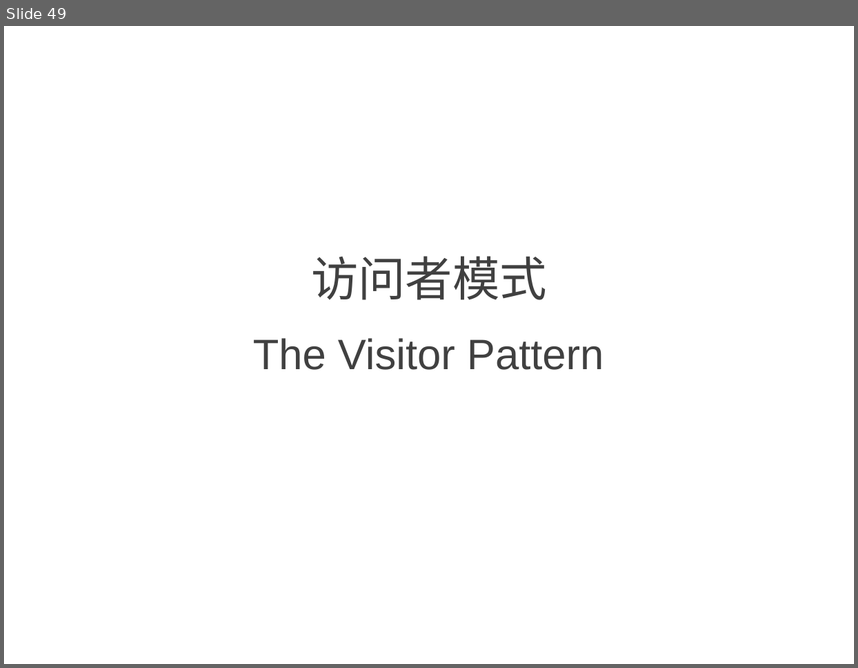
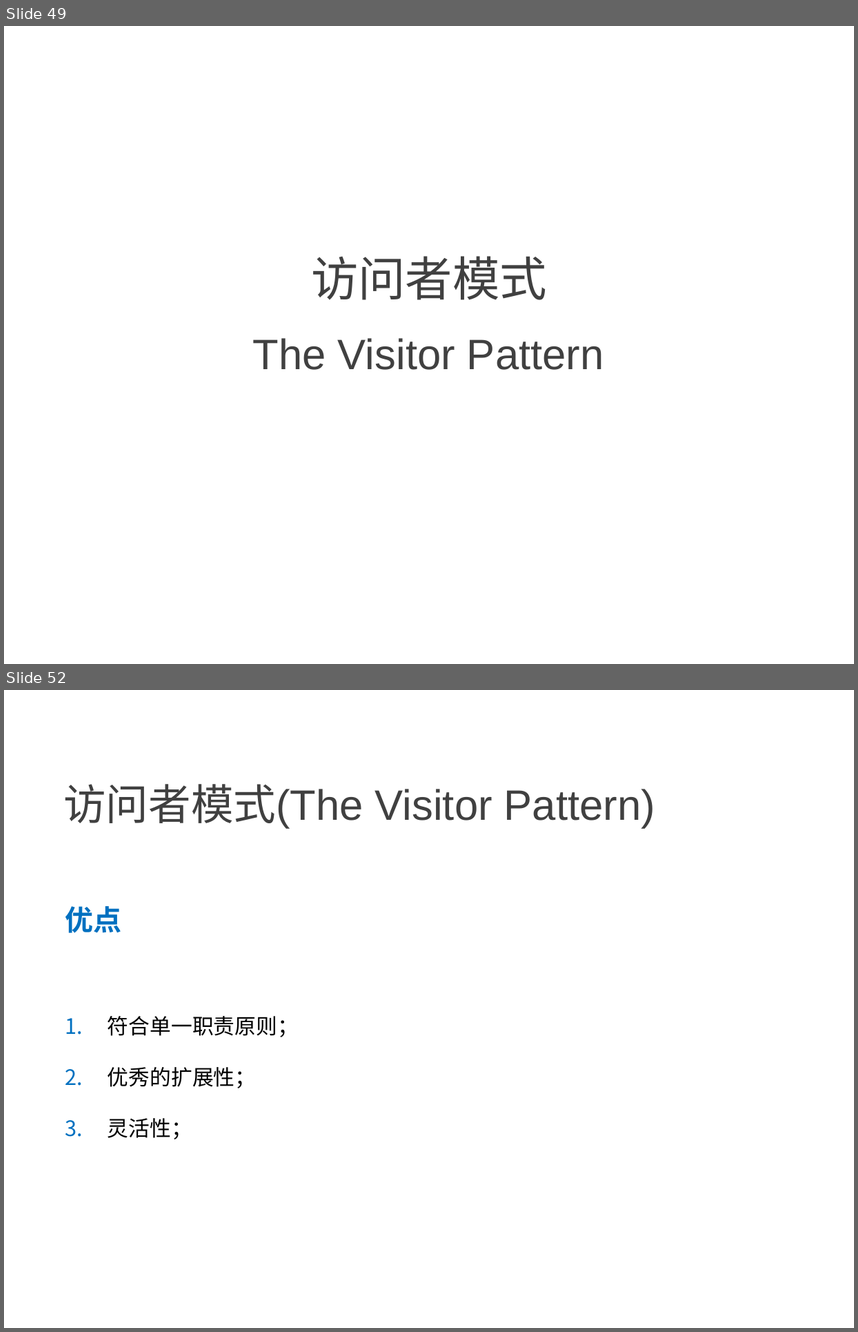
Before and after one commit to NewGr8Player/My-PPT, a slide deck: Design pattern/4.设计模式-行为型模式.pptx. Shown one above the other, each under a label of ours: slide 49 before the commit, slides 49 and 52 after it; the slides between them are not shown. The pictures are 858x668 and 858x1332 pixels, drawn with LibreOffice and Linux fonts; fonts in the diff are those of the drawing. Boxes give left, top, right and bottom in pixels: in the first picture for what was removed or moved away, otherwise in the second. Text is boxed around its words. In the diff, an @@ line names an element or a change of style, - is before the commit and + after.

```diff
--- a/Design pattern/4.设计模式-行为型模式.pptx
+++ b/Design pattern/4.设计模式-行为型模式.pptx
@@ slide 52 added at (4,690,854,1328), background #FFFFFF @@
@@ text added at (63,784,655,829), 36 pt, text #404040 @@
+访问者模式(The Visitor Pattern)
@@ text added at (65,906,299,1139), 18 pt, text #000000 @@
+优点
+1. 符合单一职责原则；
+2. 优秀的扩展性；
+3. 灵活性；
```
Also in this commit, not shown: 2 slides changed, 7 other slides added.
